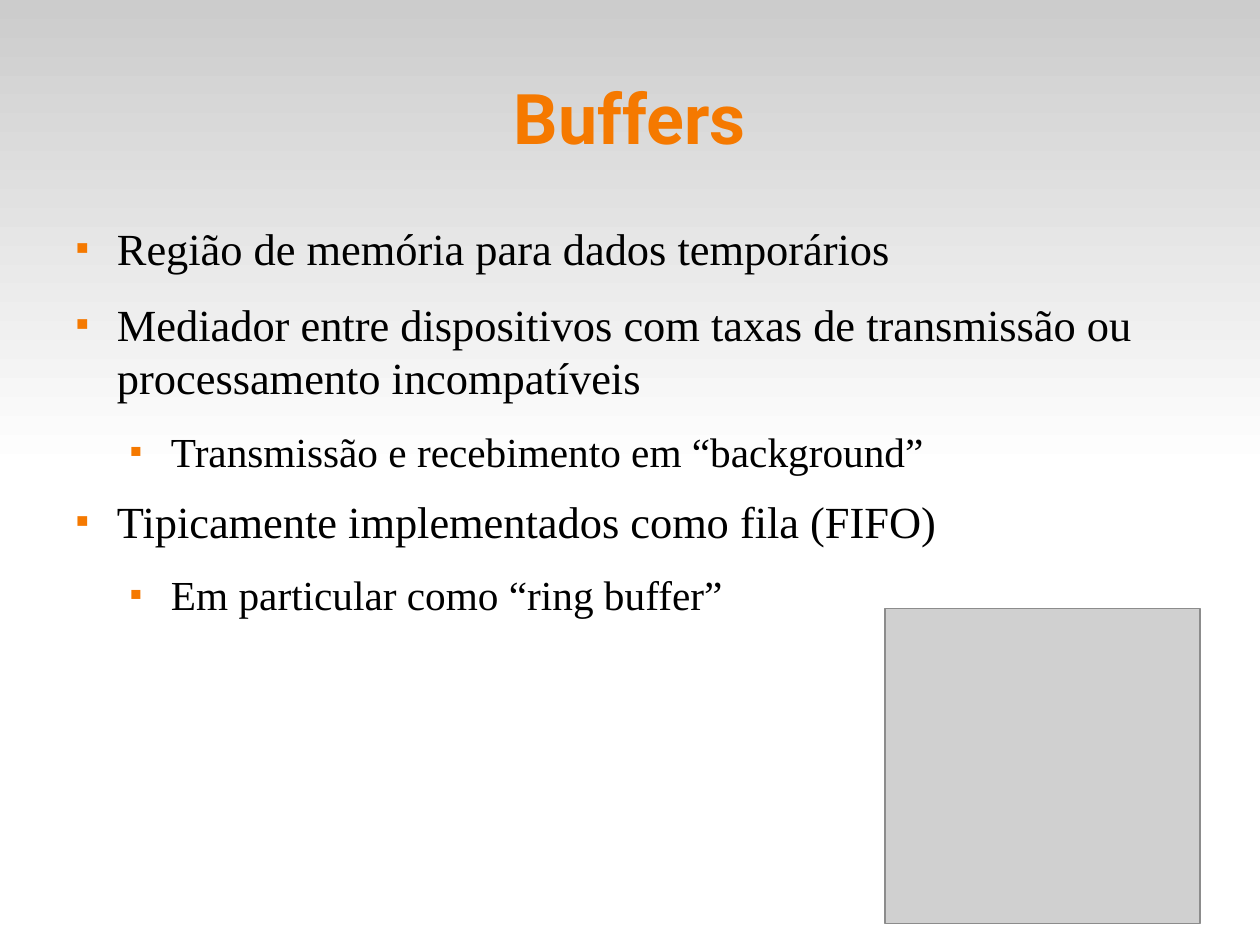
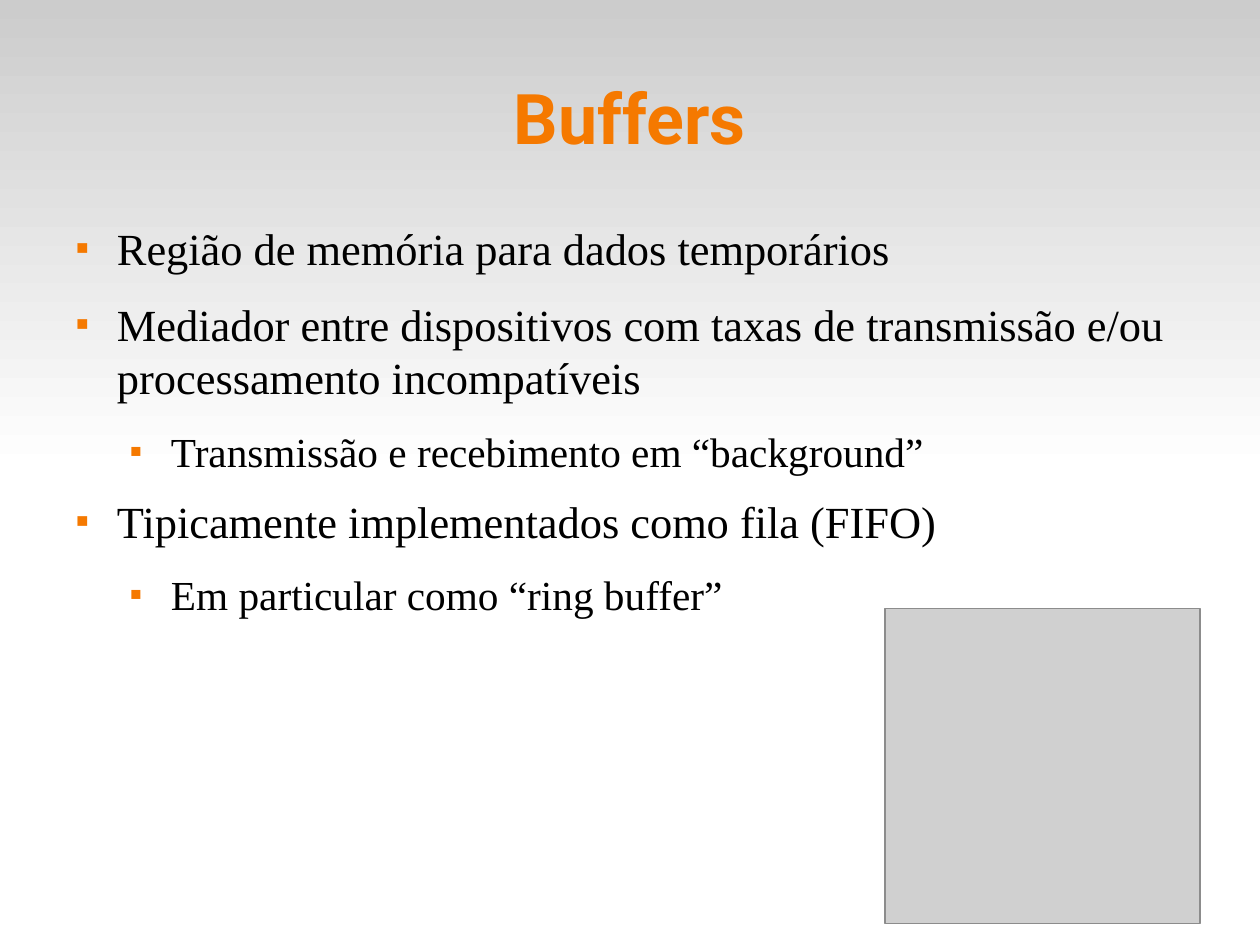
Before and after one commit to fsantanna-uerj/SE, a slide deck: slide 12 of Slides/se-06-usart.odp. Drawn at 1260x945 pixels with LibreOffice and Linux fonts; fonts in the diff are those of the drawing; grey boxes stand for pictures. Boxes give left, top, right and bottom in pixels: in the first picture for what was removed or moved away, otherwise in the second. Text is boxed around its words. In the diff, an @@ line names an element or a change of style, - is before the commit and + after.

```diff
--- a/Slides/se-06-usart.odp
+++ b/Slides/se-06-usart.odp
@@ text at [117, 310, 1163, 403]: text changed @@
-■ Mediador entre dispositivos com taxas de transmissão ou processamento incompatíveis
+■ Mediador entre dispositivos com taxas de transmissão e/ou processamento incompatíveis
```
Also in this commit, not shown: 5 other slides changed, 1 slide added, 1 slide removed, 2 other files.
